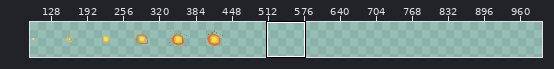
One commit to this sprite sheet: Graphics/Effects/explosion1.png. Above, an overview of the earlier version with the close-up marked.
Close-up. First the earlier version:
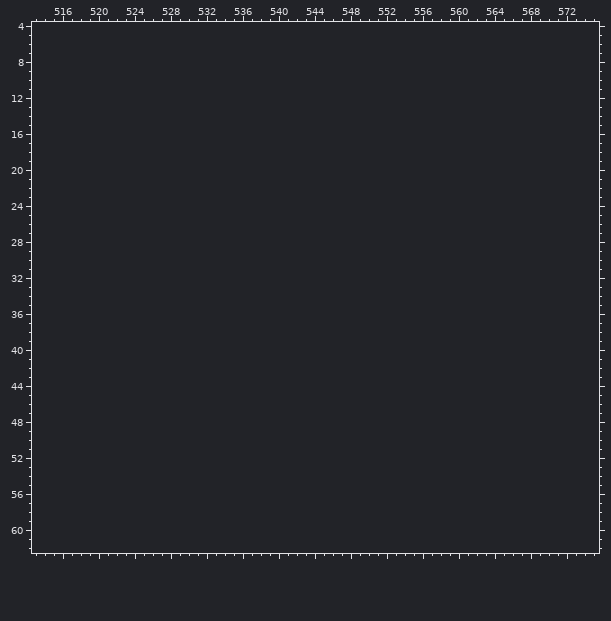
The file is 448x64 pixels. Shown: x 513..575, y 4..62. The old version is drawn lined up with the new one, on the new canvas. The wide view leaves out empty margins. The commit also changed other parts of the picture, which this record leaves out.
After:
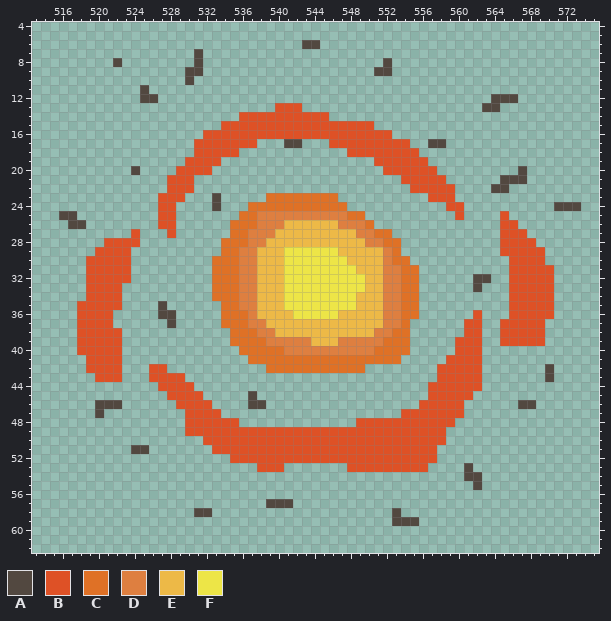
Palette (. is transparent): A #524840  B #de5126  C #df7126  D #de7f40  E #edb947  F #ede547
Diff:
canvas 448x64 -> 1024x64
Changed rows in their new state; - is an unchanged pixel.
first column x 516:
 6 ---------------------------AA-----------------------------
 7 ---------------A------------------------------------------
 8 ------A--------A--------------------A---------------------
 9 --------------AA-------------------AA---------------------
10 --------------A-------------------------------------------
11 ---------A------------------------------------------------
12 ---------AA-------------------------------------AAA-------
13 ------------------------BBB--------------------AA---------
14 --------------------BBBBBBBBBB----------------------------
15 ------------------BBBBBBBBBBBBBBBBB-----------------------
16 ----------------BBBBBBBBBBBBBBBBBBBBB---------------------
17 ---------------BBBBBBB---AA---BBBBBBBBB--AA---------------
18 ---------------BBBBB------------BBBBBBBB------------------
19 --------------BBBB-----------------BBBBBB-----------------
20 --------A----BBBB-------------------BBBBBB---------A------
21 ------------BBB-----------------------BBBBB------AAA------
22 ------------BBB------------------------BBBBB----AA--------
23 -----------BBB---A-----CCCCCCCC----------BBB--------------
24 -----------BB----A---CCCCCCCCCCC-----------BB----------AAA
25 AA---------BB-------CCDDDDDDDDDDCC----------B----B--------
26 -AA--------BB------CCCDDDEEEEEEDDDC--------------BB-------
27 --------B---B------CCDDDEEEEEEEEEDDCC------------BBB------
28 -----BBBB---------CCCDDEEEEEEEEEEEDDCC-----------BBBB-----
29 ----BBBB----------CCDDEEEFFFFFFEEEEEDC-----------BBBBB----
30 ---BBBBB---------CCCDDEEEFFFFFFFEEEEDCC-----------BBBB----
31 ---BBBBB---------CCCDDEEEFFFFFFFFEEEDDCC----------BBBBB---
32 ---BBBBB---------CCCDDEEEFFFFFFFFFEEDDCC------AA--BBBBB---
33 ---BBBB----------CCCDDEEEFFFFFFFFFEEDDCC------A---BBBBB---
34 ---BBBB----------CCCDDEEEFFFFFFFFEEEDDCC----------BBBBB---
35 --BBBBB----A------CCDDEEEFFFFFFFFEEEDDCC----------BBBBB---
36 --BBBB-----AA-----CCCDEEEEFFFFFEEEEEDDCC------B---BBBBB---
37 --BBBB------A-----CCCDDEEEEEEEEEEEEEDDC------BB--BBBBB----
38 --BBBBB------------CCCDDEEEEEEEEEEEDDCC------BB--BBBBB----
39 --BBBBB------------CCCCDDDDDEEEDDDDDCCC-----BBB--BBBBB----
40 --BBBBB-------------CCCCCDDDDDDDDDDCCCC-----BBB-----------
41 ---BBBB--------------CCCCCCCCCCCCCCCCC-----BBBB-----------
42 ---BBBB---BB-----------CCCCCCCCCCC--------BBBBB-------A---
43 ----BBB---BBBB----------------------------BBBBB-------A---
44 -----------BBBB--------------------------BBBBBB-----------
45 ------------BBBB-----A-------------------BBBBB------------
46 ----AAA------BBBB----AA-----------------BBBBB------AA-----
47 ----A---------BBBB--------------------BBBBBBB-------------
48 --------------BBBBBB-------------BBBBBBBBBBB--------------
49 --------------BBBBBBBBBBBBBBBBBBBBBBBBBBBBB---------------
50 ----------------BBBBBBBBBBBBBBBBBBBBBBBBBBB---------------
51 --------AA-------BBBBBBBBBBBBBBBBBBBBBBBBB----------------
52 -------------------BBBBBBBBBBBBBBBBBBBBBBB----------------
53 ----------------------BBB-------BBBBBBBBB----A------------
54 ---------------------------------------------AA-----------
55 ----------------------------------------------A-----------
57 -----------------------AAA--------------------------------
58 ---------------AA--------------------A--------------------
59 -------------------------------------AAA------------------
Changed places in both close-ups, as pixel boxes (x1, y1, x2, y2):
added: (302, 40, 320, 49)
added: (59, 49, 581, 508)
added: (194, 508, 212, 517)
added: (392, 508, 419, 526)
